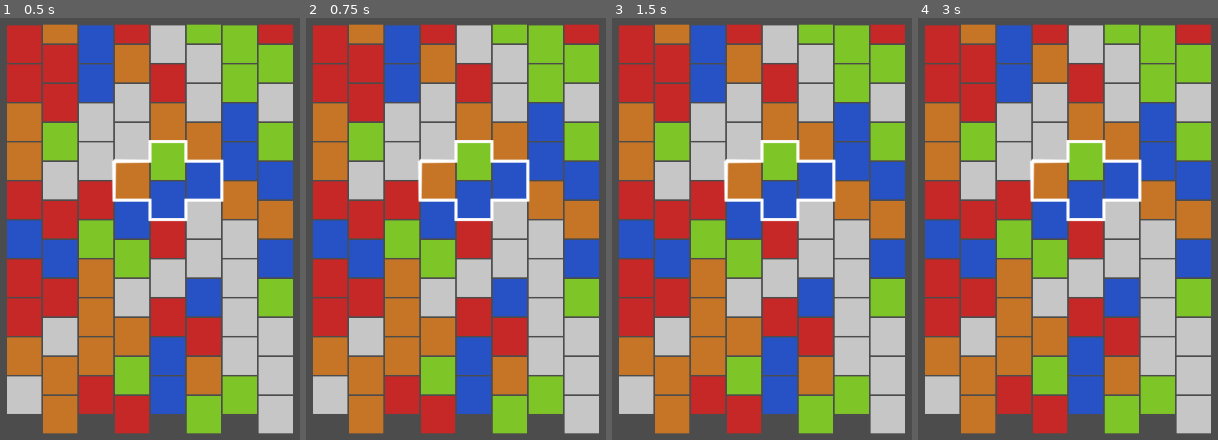
Above: before the commit, frames 1-4 (left to right).
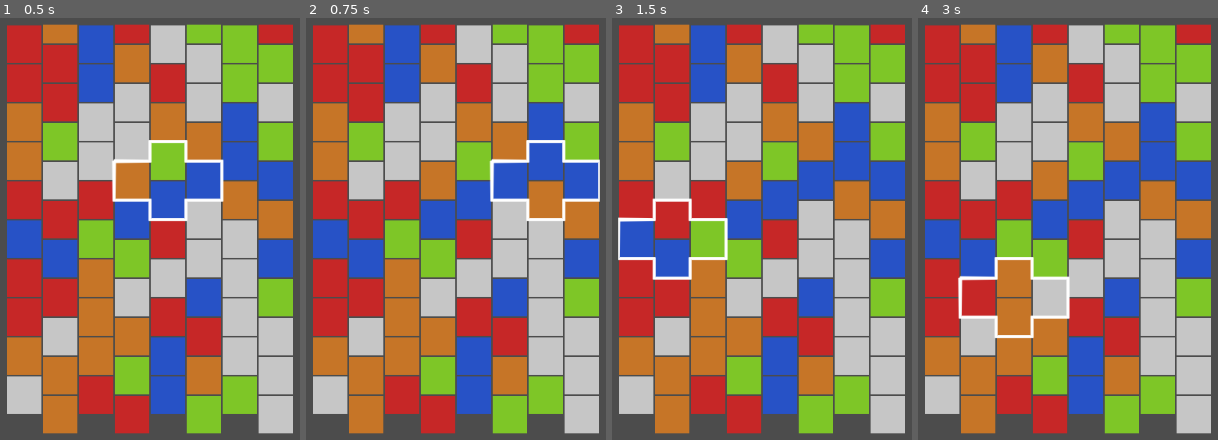
Above: after the commit, the same moments.

Repository: umxprime/puzzlebattles
Game: Godot game, scene res://Scenes/Main.tscn
The game is run twice, just before and just after one commit, with the same random seed, the same clock (stepped at 60 frames per second) and the same inputs.
Inputs (mouse positions are in pixels of both pictures, inside the frame that each line leads up to):
- Up to frame 1 (0.5 s): no input
- Up to frame 2 (0.75 s): tap Enter at 0.5 s; move the mouse to (outside the picture) at 0.52 s; click (outside the picture) at 0.67 s
- Up to frame 3 (1.5 s): tap Space at 0.77, 1.25 s; move the mouse to (outside the picture) at 1.27 s; click (outside the picture) at 1.42 s
- Up to frame 4 (3 s): tap Space at 1.52, 2.75 s; tap Enter at 2 s; move the mouse to (1149, 127) at 2.02 s; click (1149, 127) at 2.17 s; move the mouse to (1029, 321) at 2.77 s; click (1029, 321) at 2.92 s

Frame 1 is identical in both runs. In frame 2, 1.7% of the frame differs, in the area x 37-98%, y 28-49%; in frame 3, 2.1%; in frame 4, 2.2%, in the area x 13-75%, y 28-76%.

Commit message:
Move cursor node when mouse is moving

Diff:
--- a/Models/BlockModel.gd
+++ b/Models/BlockModel.gd
@@ -52,20 +52,31 @@
 func _onViewReady():
 	var model = {
 		type = _state.type,
-		position = _gridToNodePosition()
+		position = gridToNodePosition(_state)
 	}
 	_state.node.configure(model)
 
-func _gridToNodePosition() -> Dictionary:
-	var position = {}
-	var row = _state.position.row
-	var column = _state.position.column
-	var totalRows = _state.dimensions.grid.rows + _state.dimensions.grid.buffer
-	var width = _state.dimensions.block.width
-	var height = _state.dimensions.block.height
-	position.x = column * width
-	position.y = (totalRows - row - 1) * height + (column % 2) * height / 2
-	return position
+static func gridToNodePosition(state) -> Dictionary:
+	var row = state.position.row
+	var column = state.position.column
+	var totalRows = state.dimensions.grid.rows + state.dimensions.grid.buffer
+	var width = state.dimensions.block.width
+	var height = state.dimensions.block.height
+	var offset = (column % 2) * height / 2
+	var x = column * width
+	var y = (totalRows - row - 1) * height + offset
+	return {x = x, y = y}
+
+static func nodePositionToGrid(state) -> Dictionary:
+	var x = state.position.x
+	var y = state.position.y
+	var totalRows = state.dimensions.grid.rows + state.dimensions.grid.buffer
+	var width = state.dimensions.block.width
+	var height = state.dimensions.block.height
+	var column = int(x / width)
+	var offset = (column % 2) * height / 2
+	var row =  int(totalRows - ((y - offset) / height))
+	return {row = row, column = column}
 
 func node():
 	return _state.node
--- a/Models/CursorModel.gd
+++ b/Models/CursorModel.gd
@@ -34,7 +34,7 @@
 	return PoolIntArray([1, _grid.columns - 2])
 func _rowsRange() -> PoolIntArray :
 	return PoolIntArray([0, _grid.rows - 2])
-func setPosition(pos) -> bool:
+func setPosition(pos):
 	if (pos.column < _columnsRange()[0]):
 		pos.column = _columnsRange()[0]
 	if (pos.column > _columnsRange()[1]):
@@ -46,7 +46,11 @@
 	if (pos.row > _rowsRange()[1]):
 		pos.row = _rowsRange()[1]
 	if _pos.column == pos.column && _pos.row == pos.row:
-		return false
+		return
 	_pos.column = pos.column
 	_pos.row = pos.row
-	return true
+	var state = {
+		position = _pos,
+		grid = _grid
+	}
+	_node.configure(state)
--- a/Models/GridModel.gd
+++ b/Models/GridModel.gd
@@ -42,15 +42,20 @@
 	_dimensions = dimensions
 	_cursor = cursor
 	_node.connect("ready", self, "_onViewReady")
-
+	_node.connect("mouseMoved", self, "_onMouseMoved")
 func _onViewReady():
 	var model = {
-		visibleRows = _visibleRows,
-		rows = _rows,
-		columns = _columns,
 		blocks = _blocks.duplicate()
 	}
 	_node.configure(model)
+func _onMouseMoved(pos):
+	var state = {
+		position = pos,
+		dimensions = _dimensions
+	}
+	var block = BlockModel.nodePositionToGrid(state)
+	print(block)
+	_cursor.setPosition(block)
 func node():
 	return _node
 func blocks() -> Array:
--- a/Nodes/GridNode.gd
+++ b/Nodes/GridNode.gd
@@ -33,6 +33,7 @@
 
 signal rotate
 signal breakDiamond
+signal mouseMoved
 
 func _init(size):
 	_blockSize=size
@@ -59,7 +60,9 @@
 
 func _input(event):
 	pass
-#	if event is InputEventMouseMotion:
+	if event is InputEventMouseMotion:
+		var local = make_canvas_position_local(event.position)
+		emit_signal("mouseMoved", {x = local.x, y = local.y})
 #		var block:BlockNode = _overBlock(event.position)
 #		if block != null:
 #			if block.moveCursorToBlock() :
--- a/Nodes/Root.gd
+++ b/Nodes/Root.gd
@@ -19,7 +19,7 @@
 		GridNode.new(dimensions.block),
 		_createBlocks(dimensions),
 		cursor,
-		dimensions.grid)
+		dimensions)
 
 func _createCursor(dimensions) -> CursorModel :
 	var position = {
